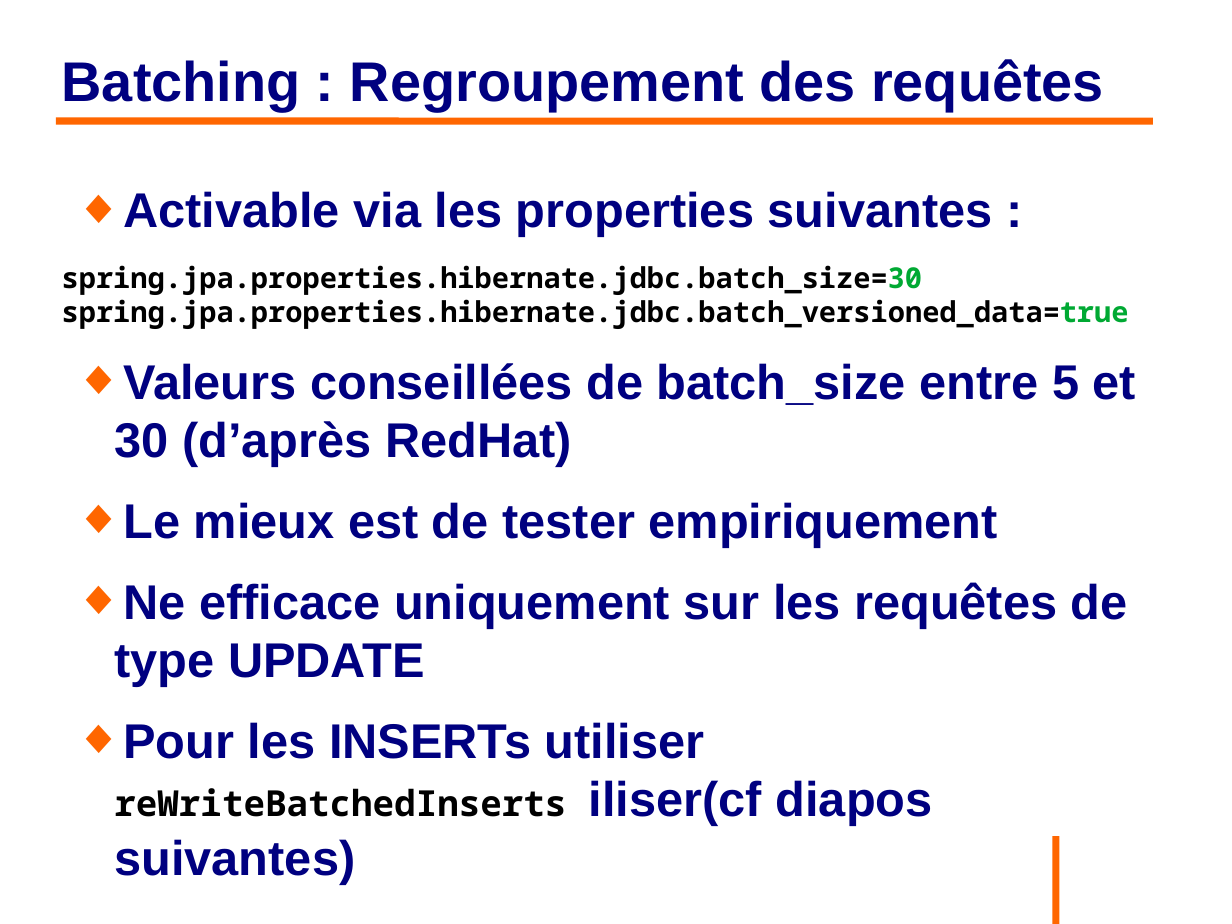
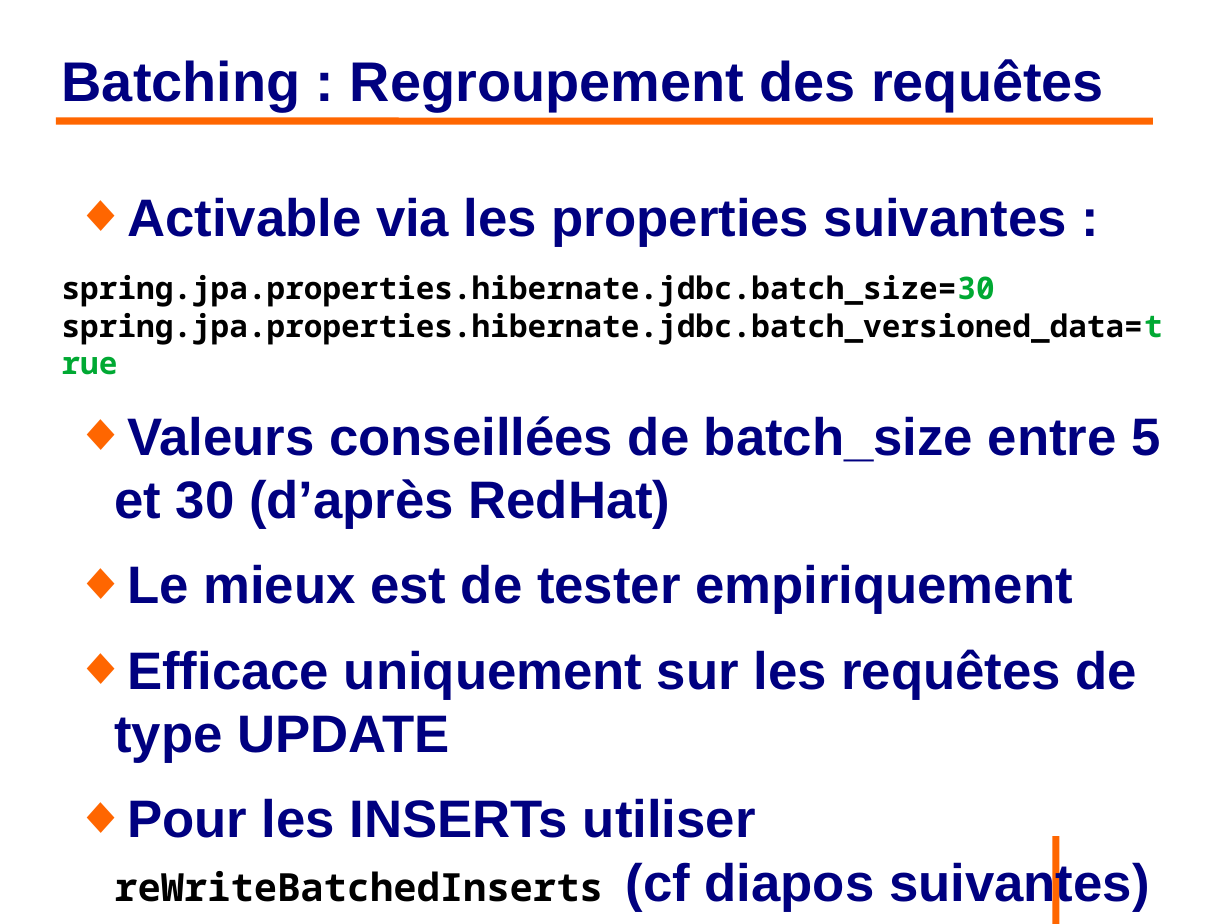
Before and after one commit to philphils/formation-hibernate-avancee, a slide deck: slide 22 of Documentation/diapo_formation_hibernate_avancee.odp. Drawn at 1232x924 pixels with LibreOffice and Linux fonts; fonts in the diff are those of the drawing; background and template pictures are left out. Boxes give left, top, right and bottom in pixels: in the first picture for what was removed or moved away, otherwise in the second. Text is boxed around its words. In the diff, an @@ line names an element or a change of style, - is before the commit and + after.

Commit message:
Relecture diapo partie Pessimistic locking

```diff
--- a/Documentation/diapo_formation_hibernate_avancee.odp
+++ b/Documentation/diapo_formation_hibernate_avancee.odp
@@ text at (62, 197, 1163, 614): size 31.4 to 34 pt in "Activable via les properties suivantes :", "Valeurs conseillées de batch_size entre 5 et ...", "Le mieux est de tester empiriquement"; size 18.5 to 20 pt in "spring.jpa.properties.hibernate.jdbc.batch_size=30 spring.jp ..." @@
@@ text at (114, 649, 1150, 912): text changed; size 31.4 to 34 pt @@
-◆ Ne efficace uniquement sur les requêtes de type UPDATE
-◆ Pour les INSERTs utiliser reWriteBatchedInserts iliser(cf diapos suivantes)
+◆ Efficace uniquement sur les requêtes de type UPDATE
+◆ Pour les INSERTs utiliser reWriteBatchedInserts (cf diapos suivantes)
```
Also in this commit, not shown: 23 other slides changed, 6 slides added, 2 slides removed.
